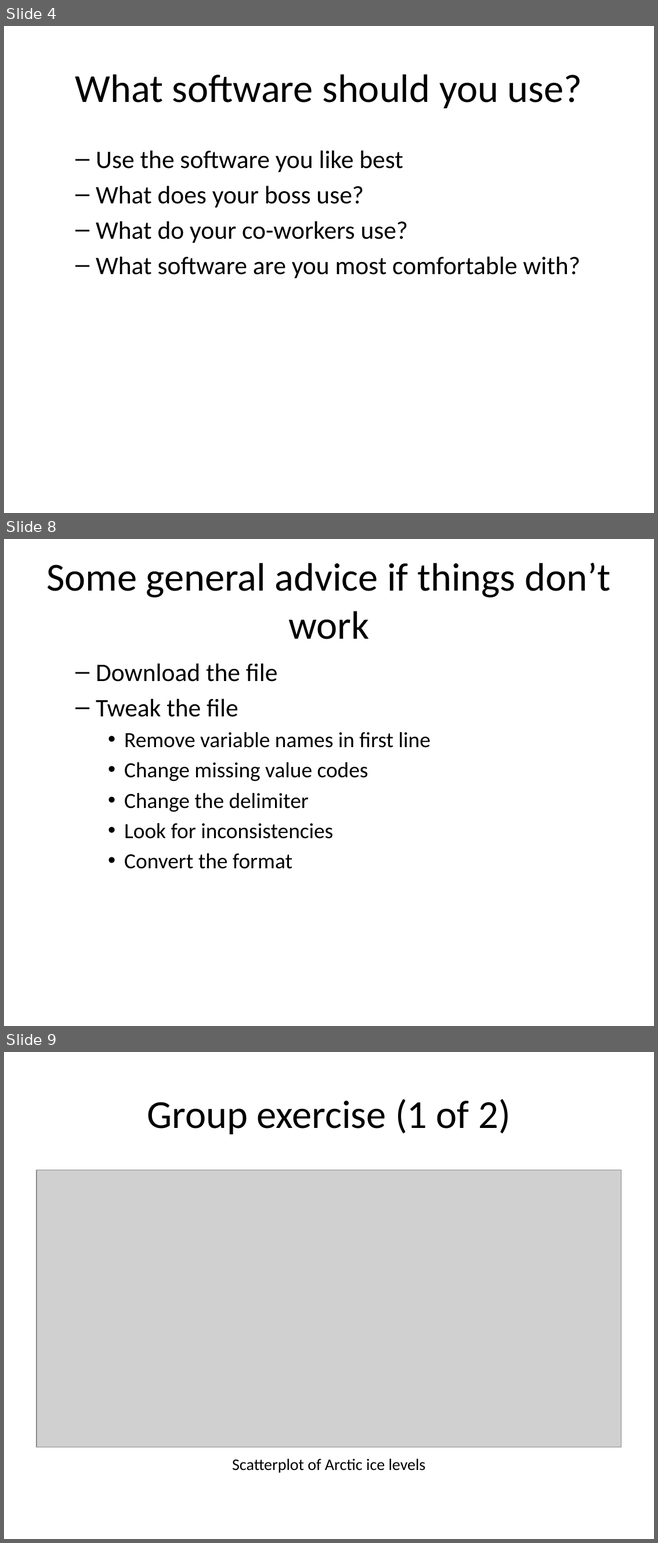
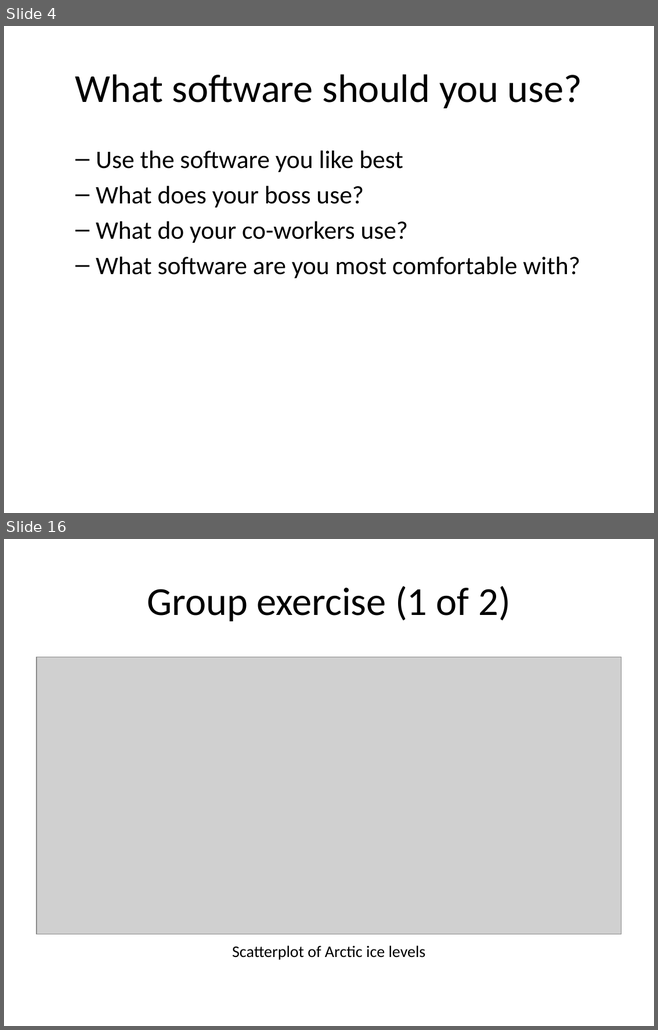
Before and after one commit to pmean/data-visualization, a slide deck: data-viz-01/src/v01-main-scatterplots.pptx. Shown one above the other, each under a label of ours: slides 4, 8 and 9 before the commit, slides 4 and 16 after it; the slides between them are not shown. The pictures are 658x1543 and 658x1030 pixels, drawn with LibreOffice and Linux fonts; fonts in the diff are those of the drawing; grey boxes stand for pictures. Boxes give left, top, right and bottom in pixels: in the first picture for what was removed or moved away, otherwise in the second. Text is boxed around its words. In the diff, an @@ line names an element or a change of style, - is before the commit and + after.

```diff
--- a/data-viz-01/src/v01-main-scatterplots.pptx
+++ b/data-viz-01/src/v01-main-scatterplots.pptx
@@ slide 8 removed at (x1=4, y1=539, x2=654, y2=1026), background #FFFFFF @@
@@ title removed at (x1=46, y1=563, x2=610, y2=639) @@
-Some general advice if things don’t work
@@ text removed at (x1=96, y1=663, x2=430, y2=869) @@
-  – Download the file
-  – Tweak the file
-    • Remove variable names in first line
-    • Change missing value codes
-    • Change the delimiter
-    • Look for inconsistencies
-    • Convert the format
@@ what was slide 9 is now slide 16 @@
```
Also in this commit, not shown: 11 slides added, 3 other slides removed, 5 other files.
